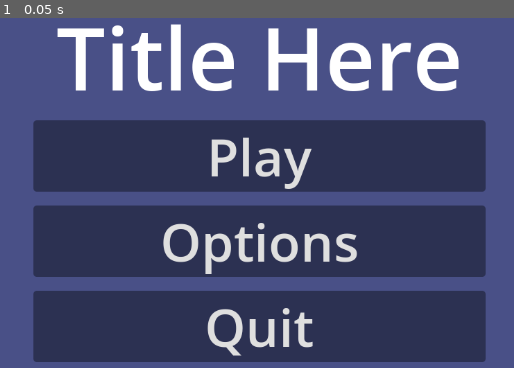
Above: before the commit, frame 1.
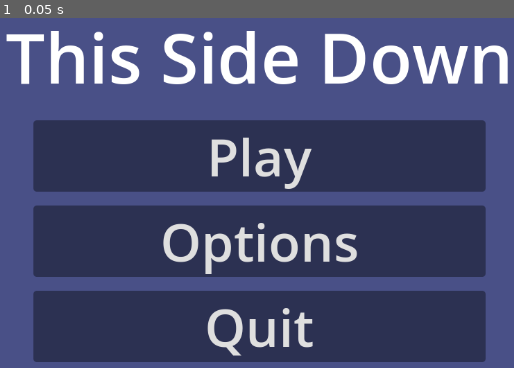
Above: after the commit, the same moment.

Repository: wormymaple/this_side_down
Game: Godot game, scene res://MainmenuLevelScene.tscn
The game is run twice, just before and just after one commit, with the same random seed, the same clock (stepped at 60 frames per second) and the same inputs.
Inputs:
- Up to frame 1 (0.05 s): no input

The runs differ from the first frame. In frame 1, 7.5% of the frame differs, in the area x 1-99%, y 1-21%.

Commit message:
added in settings widget

Diff:
--- a/MainmenuLevelScene.tscn
+++ b/MainmenuLevelScene.tscn
@@ -45,8 +45,8 @@
 [node name="Label" type="Label" parent="MarginContainer/VBoxContainer"]
 layout_mode = 2
 size_flags_vertical = 3
-theme_override_font_sizes/font_size = 125
-text = "Title Here
+theme_override_font_sizes/font_size = 100
+text = "This Side Down
 "
 horizontal_alignment = 1
 vertical_alignment = 1
--- /dev/null
+++ b/settings_menu.tscn
@@ -0,0 +1,59 @@
+[gd_scene format=3 uid="uid://dq5ntdtxdyc8c"]
+
+[node name="SettingsMenu" type="Control"]
+layout_mode = 3
+anchors_preset = 8
+anchor_left = 0.5
+anchor_top = 0.5
+anchor_right = 0.5
+anchor_bottom = 0.5
+offset_left = -460.0
+offset_top = -295.0
+offset_right = 460.0
+offset_bottom = 295.0
+grow_horizontal = 2
+grow_vertical = 2
+
+[node name="Background" type="ColorRect" parent="."]
+layout_mode = 1
+anchors_preset = 15
+anchor_right = 1.0
+anchor_bottom = 1.0
+grow_horizontal = 2
+grow_vertical = 2
+color = Color(0.286275, 0.313726, 0.529412, 0.607843)
+
+[node name="SettingTabs" type="TabContainer" parent="."]
+layout_mode = 1
+anchors_preset = 15
+anchor_right = 1.0
+anchor_bottom = 1.0
+grow_horizontal = 2
+grow_vertical = 2
+
+[node name="Video" type="TabBar" parent="SettingTabs"]
+layout_mode = 2
+tab_alignment = 1
+
+[node name="MarginContainer" type="MarginContainer" parent="SettingTabs/Video"]
+layout_mode = 1
+anchors_preset = 15
+anchor_right = 1.0
+anchor_bottom = 1.0
+grow_horizontal = 2
+grow_vertical = 2
+theme_override_constants/margin_left = 25
+theme_override_constants/margin_top = 25
+theme_override_constants/margin_right = 25
+theme_override_constants/margin_bottom = 25
+
+[node name="VideoSettings" type="GridContainer" parent="SettingTabs/Video/MarginContainer"]
+layout_mode = 2
+columns = 2
+
+[node name="DisplayMode" type="Label" parent="SettingTabs/Video/MarginContainer/VideoSettings"]
+layout_mode = 2
+text = "Display Mode"
+
+[node name="OptionButton" type="OptionButton" parent="SettingTabs/Video/MarginContainer/VideoSettings"]
+layout_mode = 2
